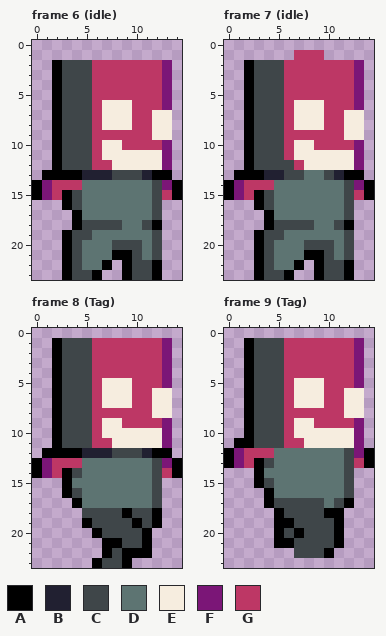
One commit to this pixel-art file: asset/actor/player.aseprite. Above: the version before the commit.
15x24 pixels, 14 frames. Shown: frame 6 (idle), frame 7 (idle), frame 8 (Tag), frame 9 (Tag). The commit also changed other frames, which this record leaves out.
Palette (. is transparent): A #000000  B #212031  C #3f4649  D #5d7472  E #f6eddf  F #7b1677  G #bd3765
Pixels before, frame 6 (idle), first column x 0:
 2 ..ACCCGGGGGGGF.
 3 ..ACCCGGGGGGGF.
 4 ..ACCCGGGGGGGF.
 5 ..ACCCGGGGGGGF.
 6 ..ACCCGEEEGGGF.
 7 ..ACCCGEEEGGEE.
 8 ..ACCCGEEEGGEE.
 9 ..ACCCGGGGGGEE.
10 ..ACCCGEEGGGGF.
11 ..ACCCGEEEEEEF.
12 ..ACCCGGEEEEEF.
13 .AAAABBBCCCBAA.
14 AFGGGDDDDDDDCFA
15 AFGACDDDDDDDCGA
16 ...ACDDDDDDDC..
17 ....ADDDDDDDC..
18 ....ACCCCDDCA..
19 ...ACCDDDDDDC..
20 ...ACDDDCCCDC..
21 ...ACDDDAACDC..
22 ...ACDDA.ACCA..
23 ...ACCA..ACCA..
Pixels before, frame 7 (idle), first column x 0:
 1 .......GGG.....
 2 ..ACCCGGGGGGGF.
 3 ..ACCCGGGGGGGF.
 4 ..ACCCGGGGGGGF.
 5 ..ACCCGGGGGGGF.
 6 ..ACCCGEEEGGGF.
 7 ..ACCCGEEEGGEE.
 8 ..ACCCGEEEGGEE.
 9 ..ACCCGGGGGGEE.
10 ..ACCCGEEGGGGF.
11 ..ACCCGEEEEEEF.
12 ..ACCCCGEEEEEF.
13 .AAABBCCDDCBAA.
14 AFGGGDDDDDDDCFA
15 AFGACDDDDDDDCGA
16 ...ACDDDDDDDC..
17 ....ADDDDDDDC..
18 ....ACCCCDDCA..
19 ...ACCDDDDDDC..
20 ...ACDDDCCCDC..
21 ...ACDDDAACDC..
22 ...ACDDA.ACCA..
23 ...ACCA..ACCA..
Pixels before, frame 8 (Tag), first column x 0:
 1 ..ACCCGGGGGGGF.
 2 ..ACCCGGGGGGGF.
 3 ..ACCCGGGGGGGF.
 4 ..ACCCGGGGGGGF.
 5 ..ACCCGEEEGGGF.
 6 ..ACCCGEEEGGEE.
 7 ..ACCCGEEEGGEE.
 8 ..ACCCGGGGGGEE.
 9 ..ACCCGEEGGGGF.
10 ..ACCCGEEEEEEF.
11 ..ACCCGGEEEEEF.
12 .AAAABBBCCCBAA.
13 AFGGGDDDDDDDCFA
14 AFGACDDDDDDDCGA
15 ...ADDDDDDDDC..
16 ...ACDDDDDDDC..
17 ....ADDDDDDDC..
18 .....CCCCACCA..
19 .....ACCCCACA..
20 ......ACCCCA...
21 .......AACCA...
22 .......ACAAA...
23 ......ACCA.....
Pixels before, frame 9 (Tag), first column x 0:
 1 ..ACCCGGGGGGGF.
 2 ..ACCCGGGGGGGF.
 3 ..ACCCGGGGGGGF.
 4 ..ACCCGGGGGGGF.
 5 ..ACCCGEEEGGGF.
 6 ..ACCCGEEEGGEE.
 7 ..ACCCGEEEGGEE.
 8 ..ACCCGGGGGGEE.
 9 ..ACCCGEEGGGGF.
10 ..ACCCGEEEEEEF.
11 .AACCCGGEEEEEF.
12 AFGGGDDDDDDDCFA
13 AFGACDDDDDDDCGA
14 ...ADDDDDDDDC..
15 ...ACDDDDDDDC..
16 ....ADDDDDDDC..
17 ....ACCCCCDCA..
18 .....ACCCCAA...
19 .....AACCCCA...
20 .....ACACCCA...
21 .....AACCCCA...
22 .......CCCA....
The same view after the edit:
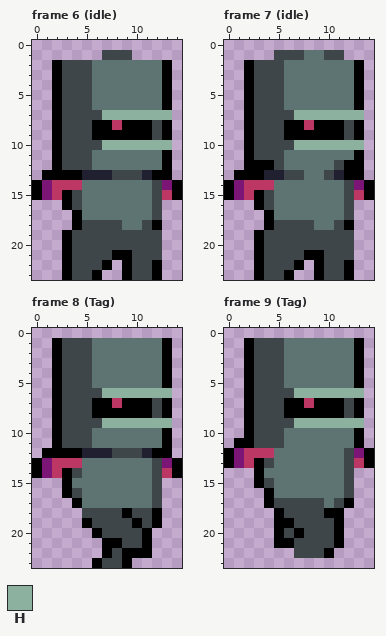
Colours new in this view: H #8cb19f
What changed:
Changed rows in their new state; - is an unchanged pixel.
Frame 6 (idle):
first column x 6:
 1 -CCC----
 2 DDDDDDDA
 3 DDDDDDDA
 4 DDDDDDDA
 5 DDDDDDDA
 6 DDDDDDDA
 7 CHHHHHHH
 8 AAGAAACA
 9 AAAAAACA
10 CHHHHHHH
11 DDDDDDDA
12 DDDDDDDA
first column x 5:
19 -CCCCCC
20 CCC---C
21 CCC---C
22 CC-----
Frame 7 (idle):
first column x 3:
 1 --CCCDDCC--
 2 ---DDDDDDDA
 3 ---DDDDDDDA
 4 ---DDDDDDDA
 5 ---DDDDDDDA
 6 ---DDDDDDDA
 7 ---CHHHHHHH
 8 ---AAGAAACA
 9 ---AAAAAACA
10 ---CHHHHHHH
11 ---DDDDDDDA
12 AA-DDDDDCAA
first column x 5:
19 -CCCCCC
20 CCC---C
21 CCC---C
22 CC-----
Frame 8 (Tag):
first column x 6:
 1 DDDDDDDA
 2 DDDDDDDA
 3 DDDDDDDA
 4 DDDDDDDA
 5 DDDDDDDA
 6 CHHHHHHH
 7 AAGAAACA
 8 AAAAAACA
 9 CHHHHHHH
10 DDDDDDDA
11 DDDDDDDA
Frame 9 (Tag): the same change as frame 8 (Tag)
